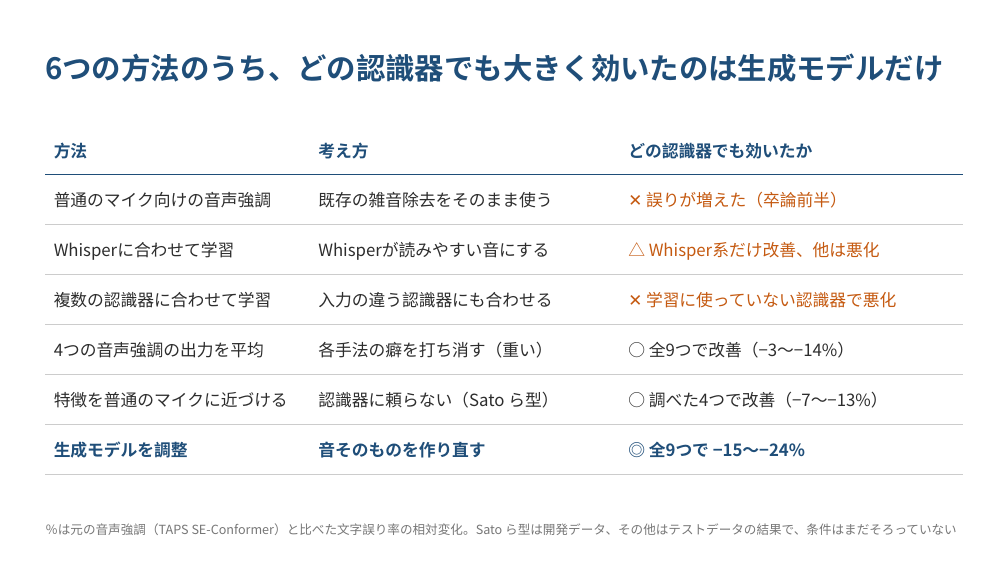
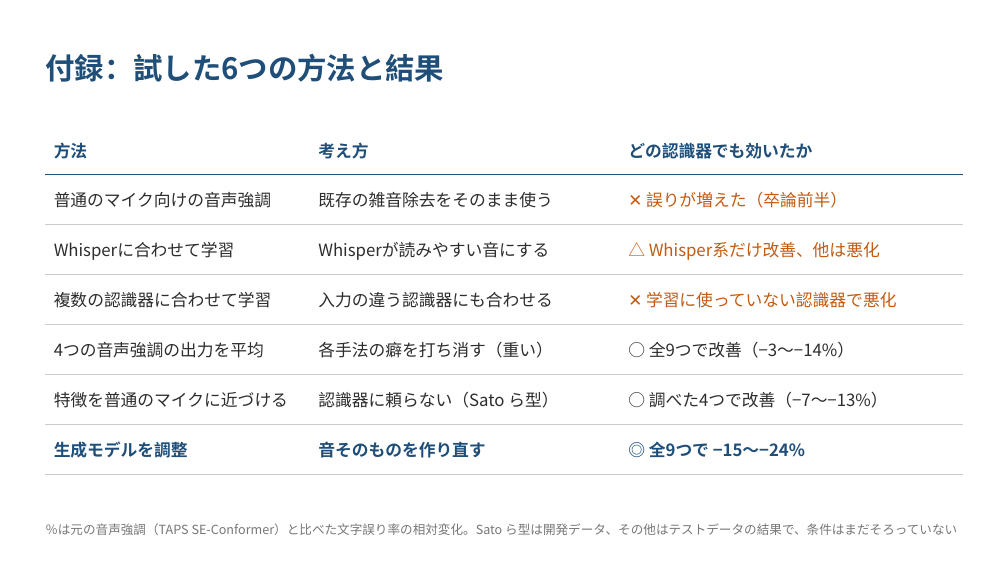
Before and after one commit to kasugayuji0716-art/bone-conduction-research, a slide deck: slide 8 of results/progress_slides_2026-10.pptx (slide 3 before the commit). Drawn at 1008x567 pixels with LibreOffice and Linux fonts; fonts in the diff are those of the drawing. Boxes give left, top, right and bottom in pixels: in the first picture for what was removed or moved away, otherwise in the second. Text is boxed around its words. In the diff, an @@ line names an element or a change of style, - is before the commit and + after.

```diff
--- a/results/progress_slides_2026-10.pptx
+++ b/results/progress_slides_2026-10.pptx
@@ text at [45, 53, 444, 82]: text changed @@
-6つの方法のうち、どの認識器でも大きく効いたのは生成モデルだけ
+付録：試した6つの方法と結果
```
Also in this commit, not shown: 4 other slides changed, 1 slide added, 2 other files.
